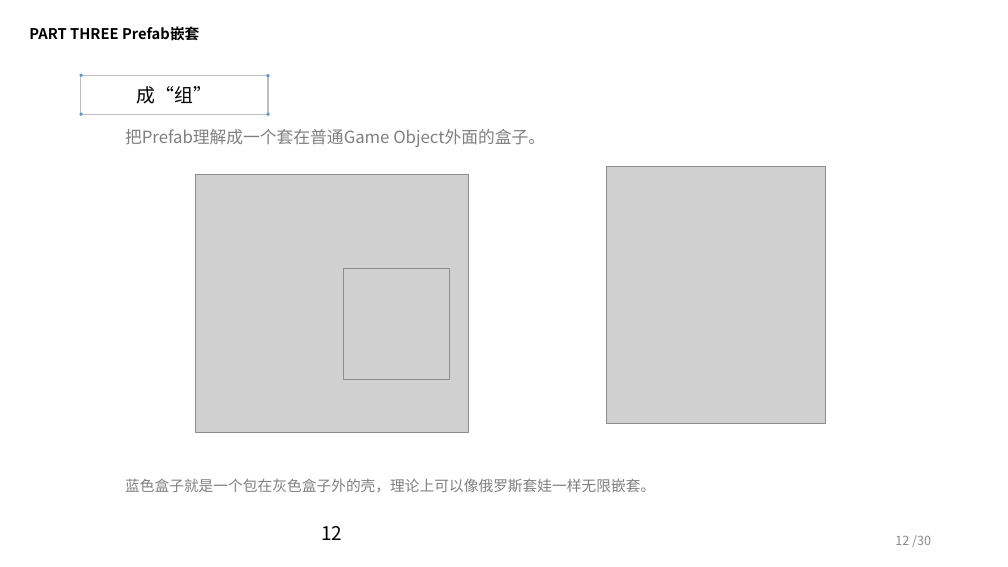
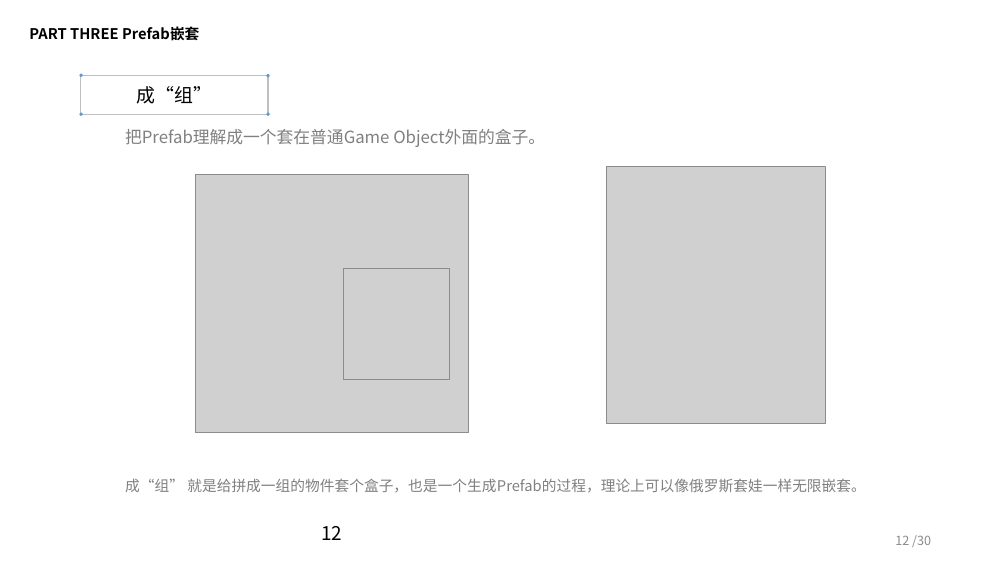
Before and after one commit to BingbingXu/NestedPrefab_Demos, a slide deck: slide 12 of Unity全新Prefab预制体系统.pptx. Drawn at 1008x567 pixels with LibreOffice and Linux fonts; fonts in the diff are those of the drawing; grey boxes stand for pictures; background and template pictures are left out. Boxes give left, top, right and bottom in pixels: in the first picture for what was removed or moved away, otherwise in the second. Text is boxed around its words. In the diff, an @@ line names an element or a change of style, - is before the commit and + after.

```diff
--- a/Unity全新Prefab预制体系统.pptx
+++ b/Unity全新Prefab预制体系统.pptx
@@ text at [125, 478, 866, 493]: text changed @@
-蓝色盒子就是一个包在灰色盒子外的壳，理论上可以像俄罗斯套娃一样无限嵌套。
+成“组” 就是给拼成一组的物件套个盒子，也是一个生成Prefab的过程，理论上可以像俄罗斯套娃一样无限嵌套。
```
Also in this commit, not shown: 10 other slides changed.
